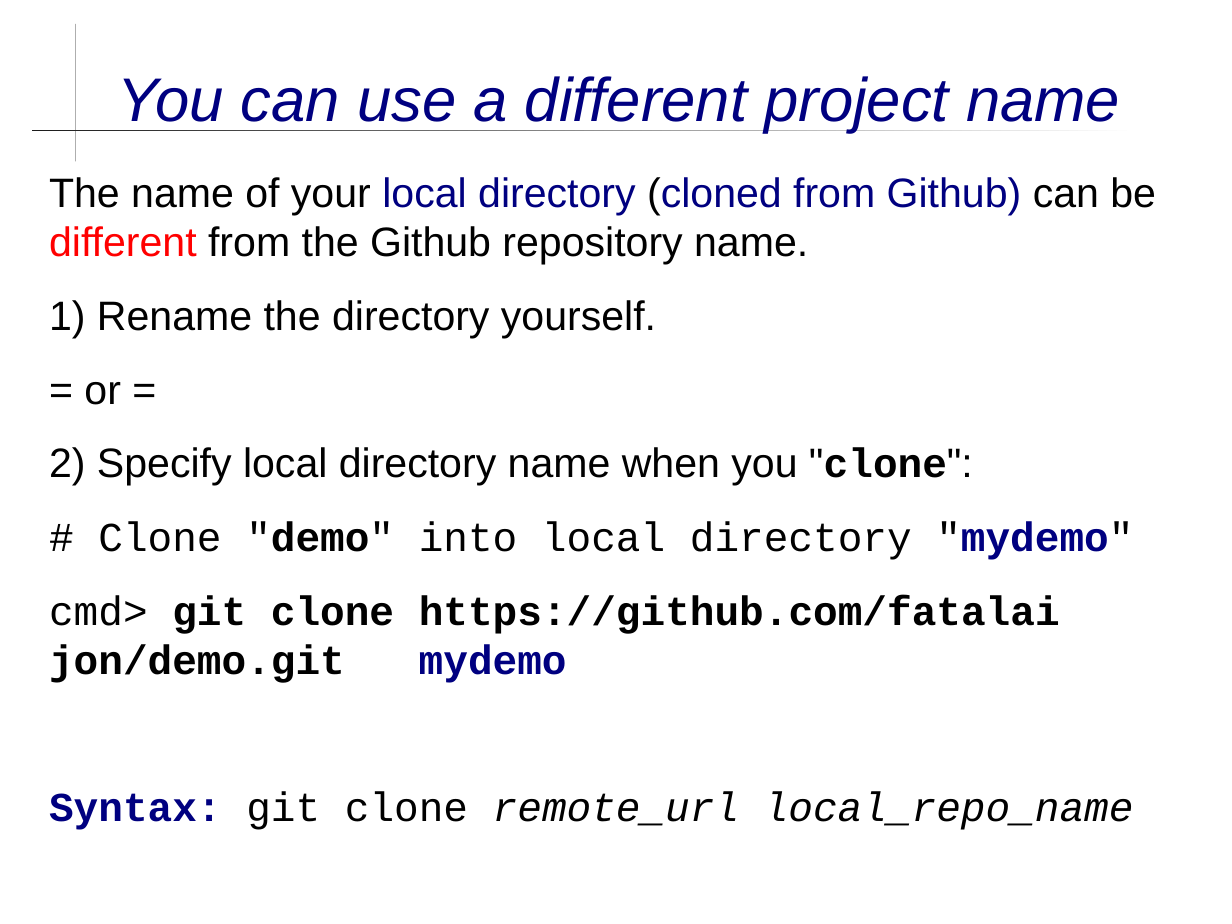
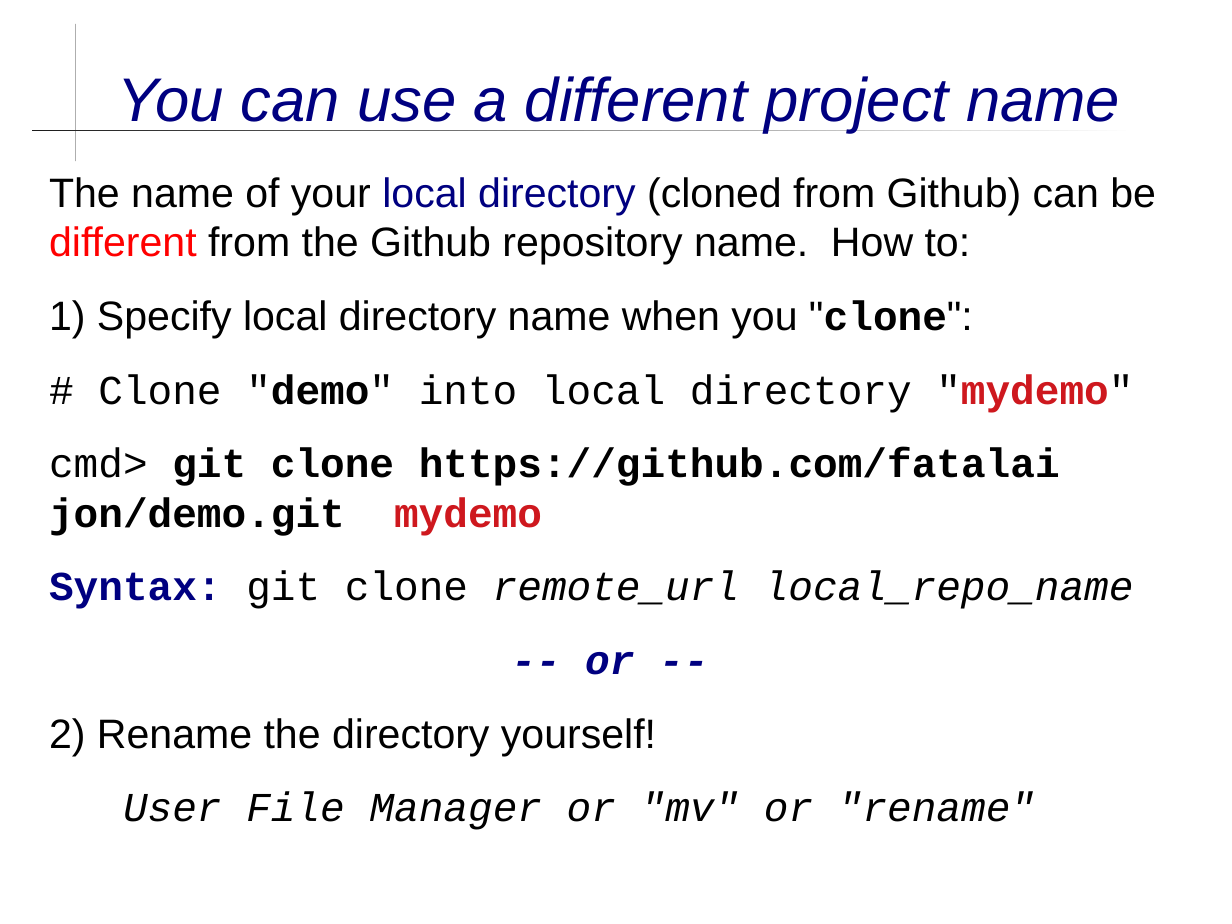
Before and after one commit to cpske/ISP, a slide deck: slide 12 of git/Using-Github.ppt (slide 11 before the commit). Drawn at 1232x924 pixels with LibreOffice and Linux fonts; fonts in the diff are those of the drawing. Boxes give left, top, right and bottom in pixels: in the first picture for what was removed or moved away, otherwise in the second. Text is boxed around its words. In the diff, an @@ line names an element or a change of style, - is before the commit and + after.

```diff
--- a/git/Using-Github.ppt
+++ b/git/Using-Github.ppt
@@ text at box(49, 177, 1156, 338): text changed @@
-The name of your local directory (cloned from Github) can be different from the Github repository name.
-1) Rename the directory yourself.
-= or =
-2) Specify local directory name when you "clone":
+The name of your local directory (cloned from Github) can be different from the Github repository name. How to:
+1) Specify local directory name when you "clone":
@@ text at box(49, 374, 1133, 536): text colour #000080 to #CE181E in ""mydemo"", "mydemo" @@
@@ text at box(49, 652, 1035, 830): paragraphs added @@
+-- or --
+2) Rename the directory yourself!
+User File Manager or "mv" or "rename"
```
Also in this commit, not shown: 12 other slides changed, 2 slides added, 28 other files.
